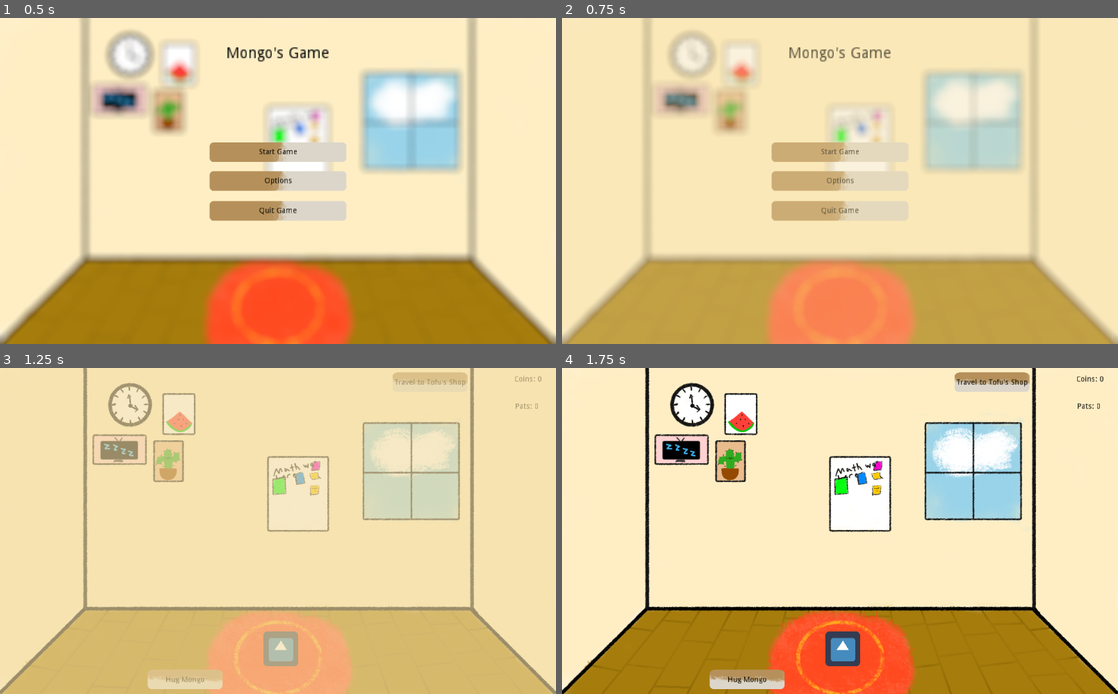
Above: before the commit, frames 1-4 (two rows, left to right).
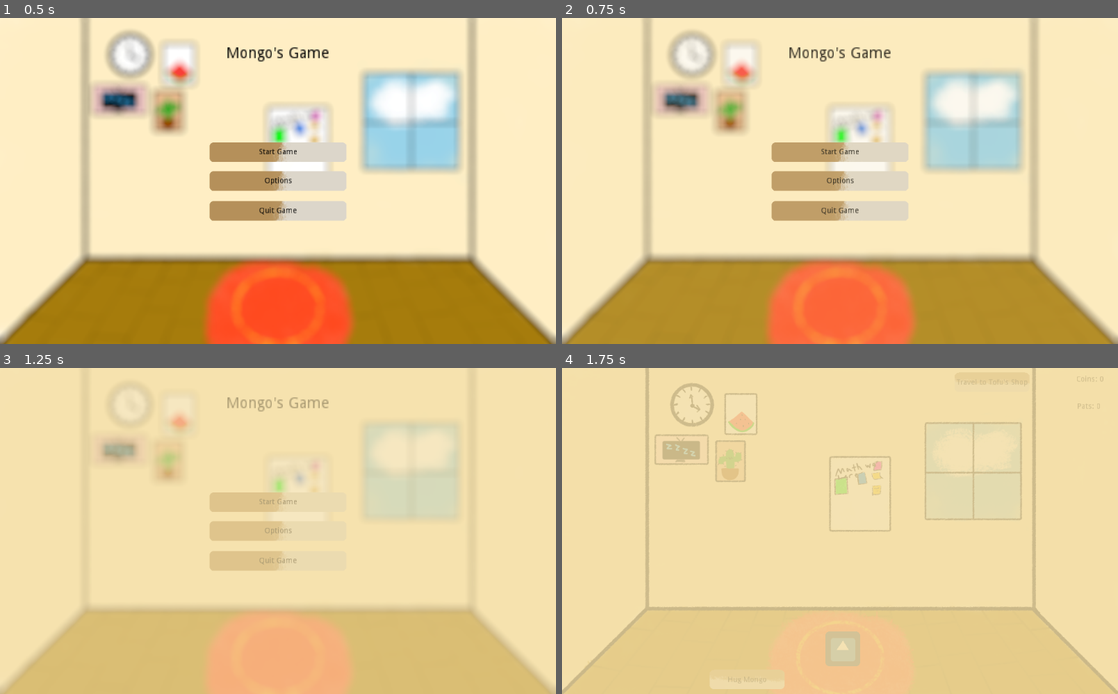
Above: after the commit, the same moments.

Repository: RedCoffeeMug/Mongos-Game
Game: Godot game, scene res://Scenes/Menu.tscn
Same seed, same stepped clock (60 frames per second), same inputs: the game is played once before the commit and once after it. The engine's default icon, where the game draws it, is replaced by a stand-in: a white triangle on a blue panel in a dark square.
Inputs (mouse positions are in pixels of both pictures, inside the frame that each line leads up to):
- Up to frame 1 (0.5 s): no input
- Up to frame 2 (0.75 s): click "Start Game" at 0.5 s
- Up to frame 3 (1.25 s): no input
- Up to frame 4 (1.75 s): click (840, 501) at 1.25 s, where only the run after the commit has a clickable "Start Game"

Frame 1 is identical in both runs. In frame 2, 20% of the frame differs, in the area x 0-99%, y 8-100%; in frame 3, 9.0%; in frame 4, 100%, in the area x 0-100%, y 0-100%.

Commit message:
Github Commit

Diff:
--- /dev/null
+++ b/Scenes/DayTimer.tscn
@@ -0,0 +1,12 @@
+[gd_scene load_steps=2 format=2]
+
+[ext_resource path="res://scripts/DayTimer.gd" type="Script" id=1]
+
+[node name="DayTimer" type="Node"]
+script = ExtResource( 1 )
+
+[node name="DayCycleTimer" type="Timer" parent="."]
+wait_time = 5.277
+autostart = true
+
+[connection signal="timeout" from="DayCycleTimer" to="." method="_on_Timer_timeout"]
--- a/Scenes/House.tscn
+++ b/Scenes/House.tscn
@@ -9,6 +9,9 @@
 
 [node name="House" type="Node2D"]
 script = ExtResource( 2 )
+
+[node name="BackgroundMusic" type="AudioStreamPlayer" parent="."]
+volume_db = -12.0
 
 [node name="Background" type="TextureRect" parent="."]
 margin_right = 1024.0
--- a/Scenes/Menu.tscn
+++ b/Scenes/Menu.tscn
@@ -1,14 +1,19 @@
-[gd_scene load_steps=5 format=2]
+[gd_scene load_steps=6 format=2]
 
 [ext_resource path="res://scripts/Menu.gd" type="Script" id=1]
 [ext_resource path="res://assets/House_Blur.png" type="Texture" id=2]
 [ext_resource path="res://assets/MenuButton_Normal.png" type="Texture" id=3]
 [ext_resource path="res://assets/Options_Menu.png" type="Texture" id=4]
+[ext_resource path="res://Audio/Mongo_MainMenu.wav" type="AudioStream" id=5]
 
 [node name="Menu" type="Control"]
 anchor_right = 1.0
 anchor_bottom = 1.0
 script = ExtResource( 1 )
+
+[node name="BackgroundMusic" type="AudioStreamPlayer" parent="."]
+stream = ExtResource( 5 )
+volume_db = -12.0
 
 [node name="Background" type="TextureRect" parent="."]
 margin_right = 1024.0
--- a/Scenes/scene_transition.tscn
+++ b/Scenes/scene_transition.tscn
@@ -20,7 +20,6 @@
 
 [sub_resource type="Animation" id=2]
 resource_name = "dissolve"
-length = 0.5
 tracks/0/type = "value"
 tracks/0/path = NodePath("dissolve_rect:modulate")
 tracks/0/interp = 1
@@ -28,7 +27,7 @@
 tracks/0/imported = false
 tracks/0/enabled = true
 tracks/0/keys = {
-"times": PoolRealArray( 0, 0.5 ),
+"times": PoolRealArray( 0, 1 ),
 "transitions": PoolRealArray( 1, 1 ),
 "update": 0,
 "values": [ Color( 1, 1, 1, 0 ), Color( 1, 1, 1, 1 ) ]
--- a/project.godot
+++ b/project.godot
@@ -18,6 +18,7 @@
 
 global="*res://scripts/Global_Script.gd"
 SceneTransition="*res://Scenes/scene_transition.tscn"
+DayTimer="*res://Scenes/DayTimer.tscn"
 
 [display]
 
--- /dev/null
+++ b/scripts/DayTimer.gd
@@ -0,0 +1,9 @@
+extends Node
+
+var day = true;
+signal time_changed()
+
+
+func _on_Timer_timeout():
+	day = not day
+	emit_signal("time_changed")
--- a/scripts/House.gd
+++ b/scripts/House.gd
@@ -7,6 +7,8 @@
 func _ready():
 	coins.text = "Coins: " + str(global.coins)
 	pats.text = "Pats: " + str(global.pats)
+	var daycycle = get_tree().get_root().find_node("DayTimer", true, false)
+	daycycle.connect("time_changed",self, "handle_time_change")
 
 
 func _on_Mongo_pats_changed():
@@ -23,3 +25,16 @@
 func _on_HugMongo_Button_pressed():
 	global.coins += 2
 	coins.text = "Coins: " + str(global.coins)
+
+
+func handle_time_change():
+	if DayTimer.day == false:
+		print("night")
+	else:
+		print("day")
+
+
+func _process(delta):
+
+	if $BackgroundMusic.playing == false:
+		$BackgroundMusic.play()
--- a/scripts/Menu.gd
+++ b/scripts/Menu.gd
@@ -13,3 +13,8 @@
 
 func _on_QuitButton_pressed():
 	get_tree().quit()
+
+
+func _process(delta):
+	if $BackgroundMusic.playing == false:
+		$BackgroundMusic.play()
Not shown, added: Audio/Mongo_MainMenu.wav.import
Not shown, added: Audio/Mongo_MainMenu.wav
